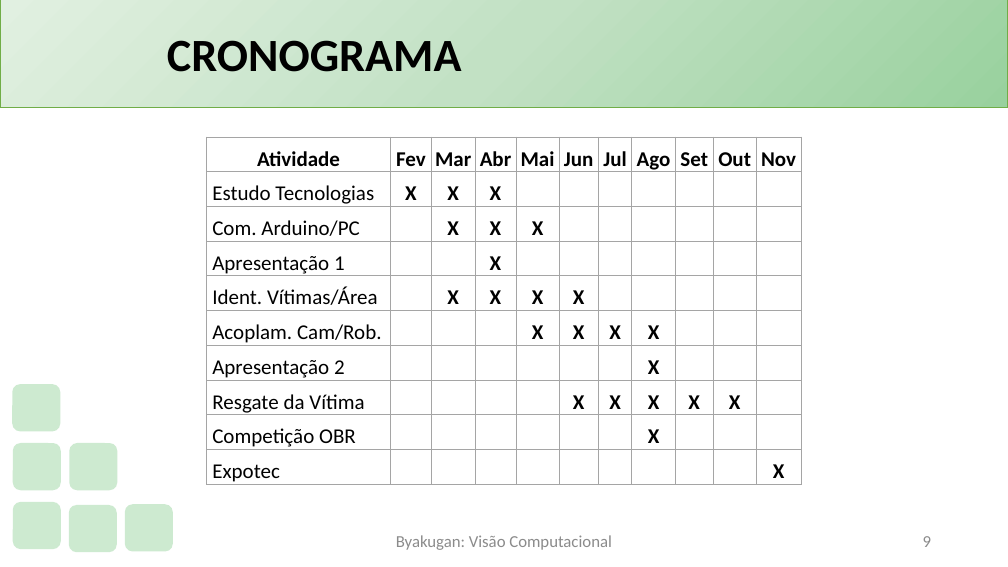
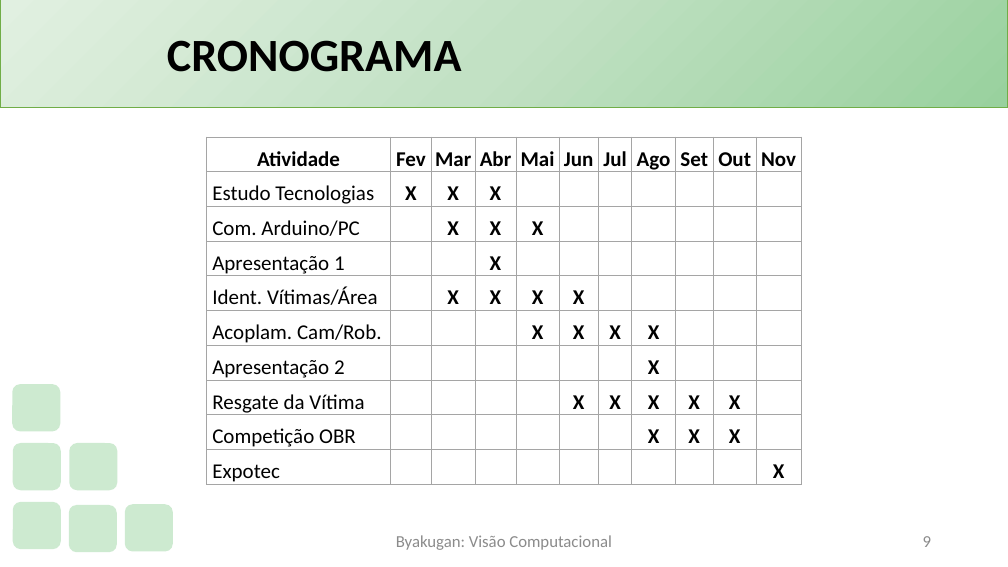
Before and after one commit to PauloVLB/Projeto_Integrador, a slide deck: slide 9 of Slide.pptx. Drawn at 1008x567 pixels with LibreOffice and Linux fonts; fonts in the diff are those of the drawing; background and template pictures are left out. Boxes give left, top, right and bottom in pixels: in the first picture for what was removed or moved away, otherwise in the second. Text is boxed around its words. In the diff, an @@ line names an element or a change of style, - is before the commit and + after.

```diff
--- a/Slide.pptx
+++ b/Slide.pptx
@@ table at (x1=206, y1=137, x2=800, y2=489) @@
-row 9, column 9: 
+row 9, column 9: X
-row 9, column 10: 
+row 9, column 10: X
```
Also in this commit, not shown: 2 other slides changed, 1 other file.
